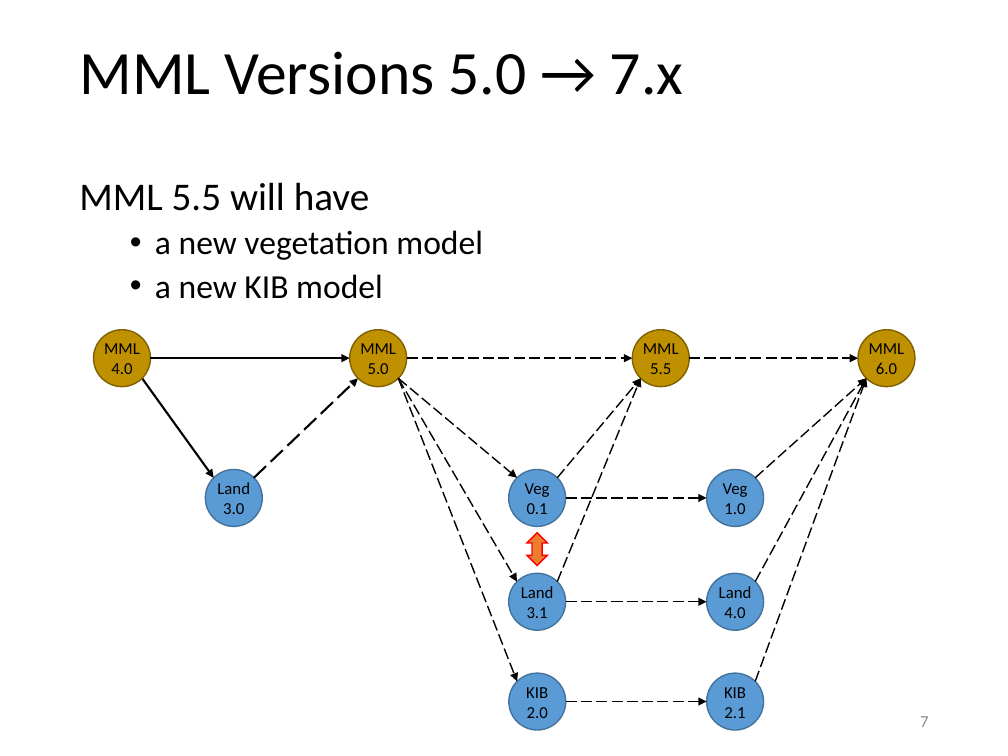
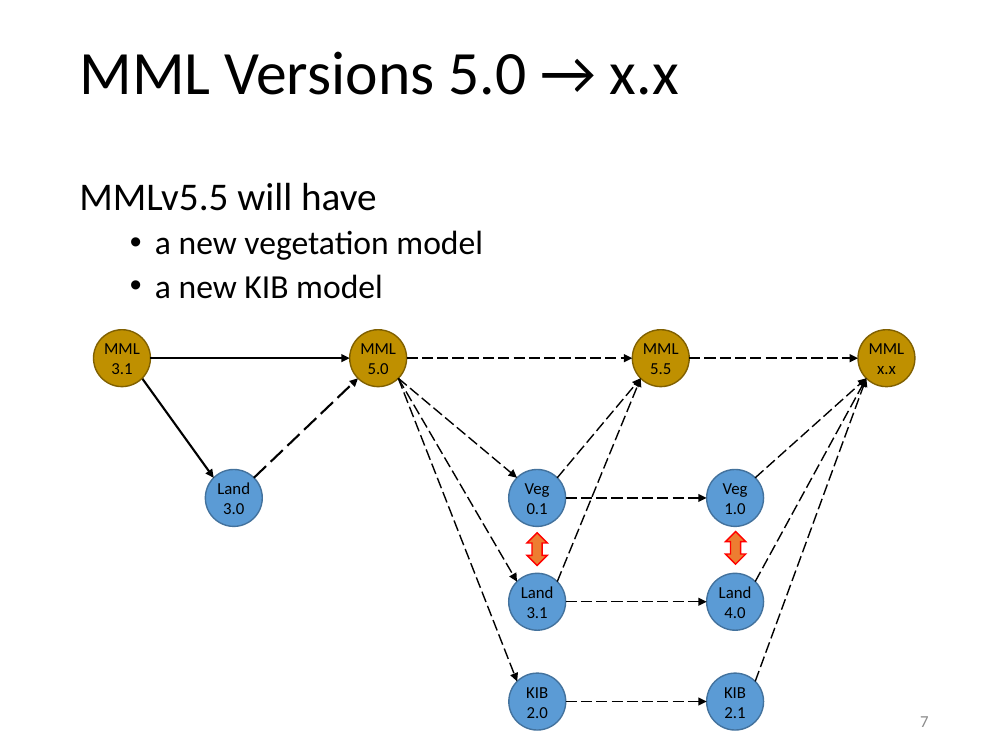
Before and after one commit to waboyd/MMLVersionChart, a slide deck: slide 7 of MDH.pptx. Drawn at 1008x756 pixels with LibreOffice and Linux fonts; fonts in the diff are those of the drawing. Boxes give left, top, right and bottom in pixels: in the first picture for what was removed or moved away, otherwise in the second. Text is boxed around its words. In the diff, an @@ line names an element or a change of style, - is before the commit and + after.

```diff
--- a/MDH.pptx
+++ b/MDH.pptx
@@ title at [79, 51, 679, 95]: text changed @@
-MML Versions 5.0 → 7.x
+MML Versions 5.0 → x.x
@@ text at [79, 182, 376, 211]: text changed @@
-MML 5.5 will have
+MMLv5.5 will have
@@ text in ellipse at [104, 343, 140, 374]: text changed @@
-MML 4.0
+MML 3.1
@@ text in ellipse at [869, 343, 905, 374]: text changed @@
-MML 6.0
+MML x.x
@@ up down arrow added at [726, 531, 746, 563], fill #ED7D31, outline #FF0000 1 pt @@
```
Also in this commit, not shown: 4 other slides changed.
